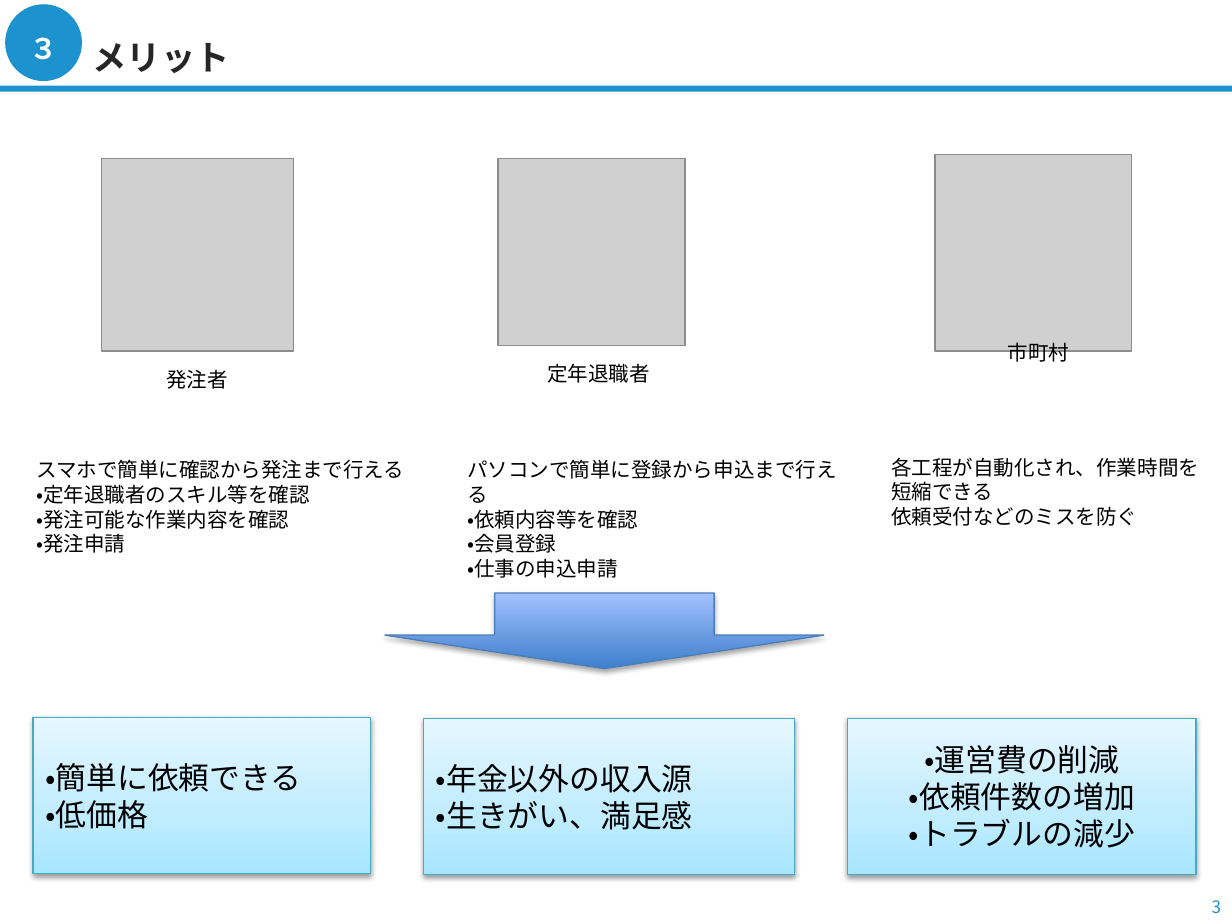
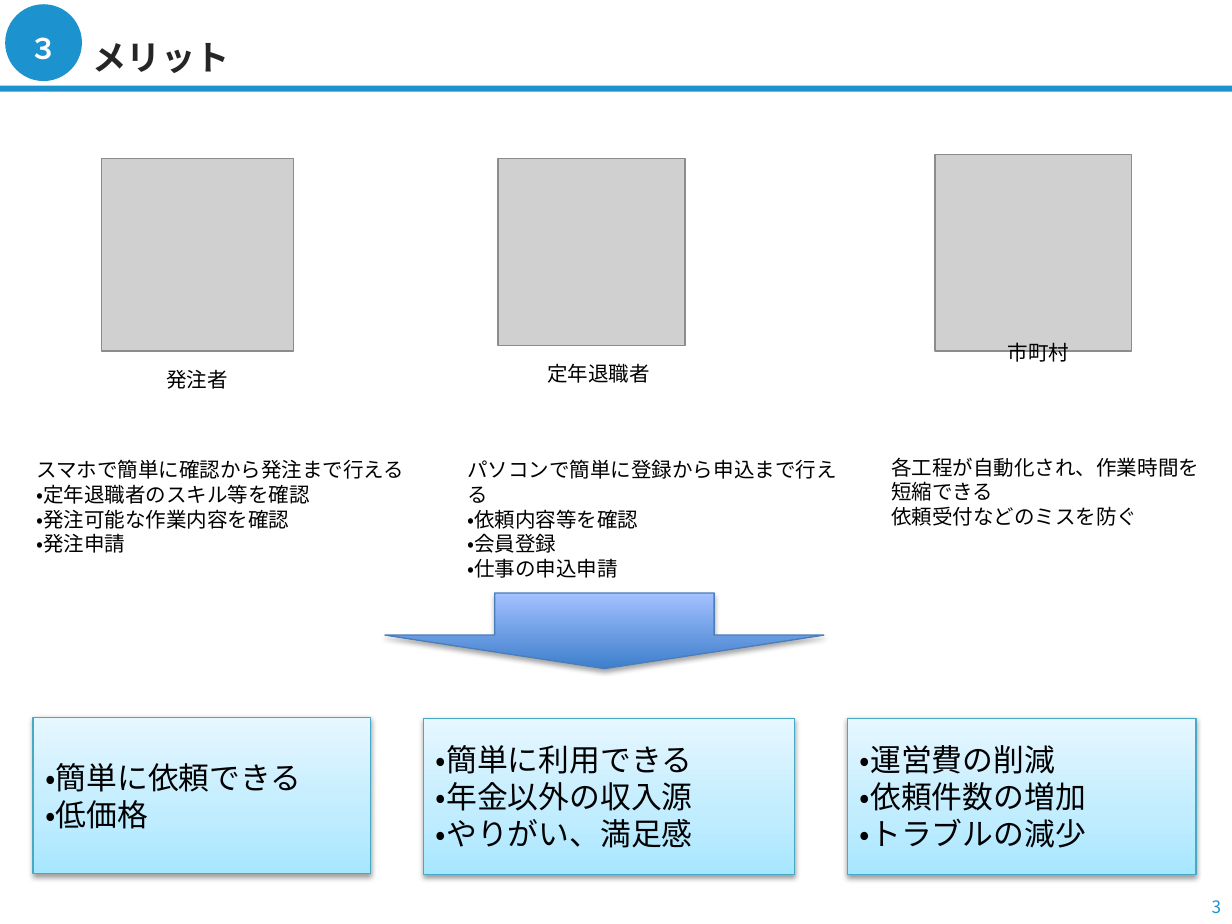
Before and after one commit to hayakiw/ask, a slide deck: slide 3 of docs/定年退職者向けマッチングサービス概要（市町村向け）.pptx. Drawn at 1232x924 pixels with LibreOffice and Linux fonts; fonts in the diff are those of the drawing; grey boxes stand for pictures; background and template pictures are left out. Boxes give left, top, right and bottom in pixels: in the first picture for what was removed or moved away, otherwise in the second. Text is boxed around its words. In the diff, an @@ line names an element or a change of style, - is before the commit and + after.

```diff
--- a/docs/定年退職者向けマッチングサービス概要（市町村向け）.pptx
+++ b/docs/定年退職者向けマッチングサービス概要（市町村向け）.pptx
@@ rectangle "・運営費の削減" at [848, 718, 1196, 875]: alignment centre to left @@
@@ text in rectangle at [436, 745, 692, 774]: paragraph added @@
+・簡単に利用できる
@@ text in rectangle at [436, 819, 693, 848]: text changed @@
-・生きがい、満足感
+・やりがい、満足感
```
Also in this commit, not shown: 2 other slides changed.
